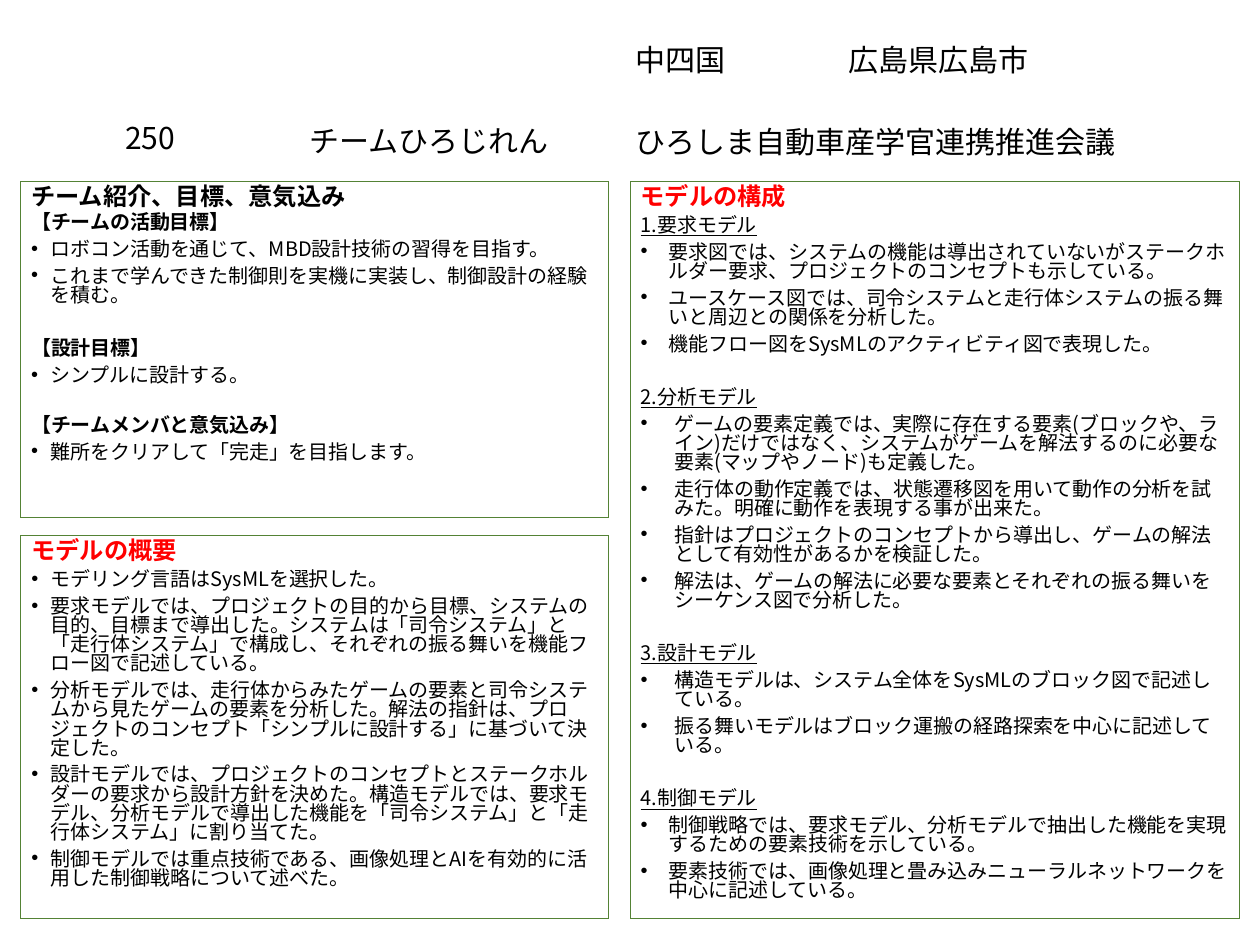
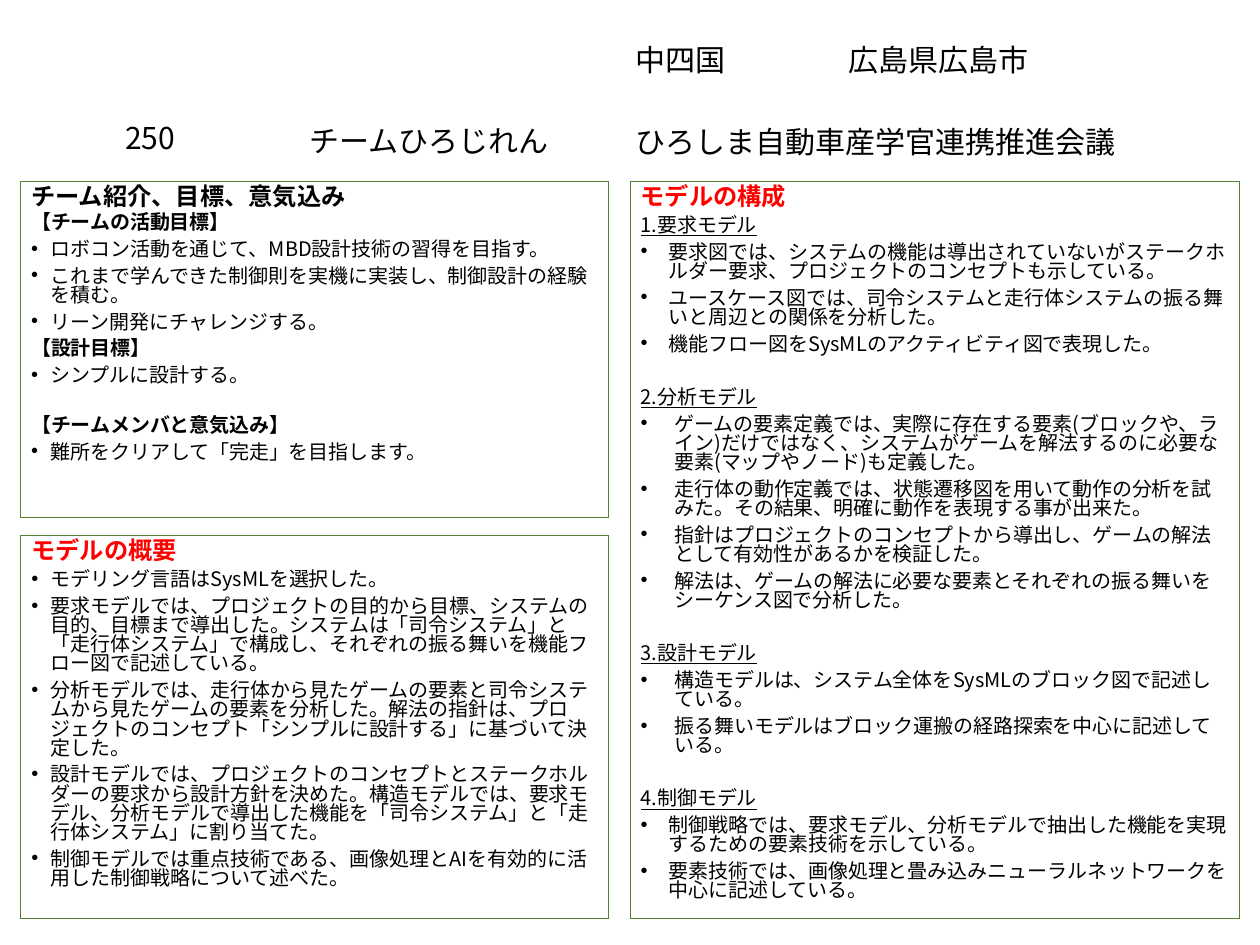
Before and after one commit to McRobo2019/ET_Robo_2019, a slide deck: slide 1 of Specification/hirojiren_model_file_advanced.pptx. Drawn at 1260x945 pixels with LibreOffice and Linux fonts; fonts in the diff are those of the drawing; background and template pictures are left out. Boxes give left, top, right and bottom in pixels: in the first picture for what was removed or moved away, otherwise in the second. Text is boxed around its words. In the diff, an @@ line names an element or a change of style, - is before the commit and + after.

Commit message:
モデルシートの一貫性を確認、修正

```diff
--- a/Specification/hirojiren_model_file_advanced.pptx
+++ b/Specification/hirojiren_model_file_advanced.pptx
@@ text in rectangle at box(50, 312, 328, 331): paragraph added @@
+• リーン開発にチャレンジする。
@@ text in rectangle at box(674, 479, 1211, 517): text changed @@
-• 走行体の動作定義では、状態遷移図を用いて動作の分析を試みた。明確に動作を表現する事が出来た。
+• 走行体の動作定義では、状態遷移図を用いて動作の分析を試みた。その結果、明確に動作を表現する事が出来た。
@@ text in rectangle at box(51, 680, 588, 757): text changed @@
-• 分析モデルでは、走行体からみたゲームの要素と司令システムから見たゲームの要素を分析した。解法の指針は、プロジェクトのコンセプト「シンプルに設計する」に基づいて決定した。
+• 分析モデルでは、走行体から見たゲームの要素と司令システムから見たゲームの要素を分析した。解法の指針は、プロジェクトのコンセプト「シンプルに設計する」に基づいて決定した。
```
Also in this commit, not shown: 5 other slides changed.
